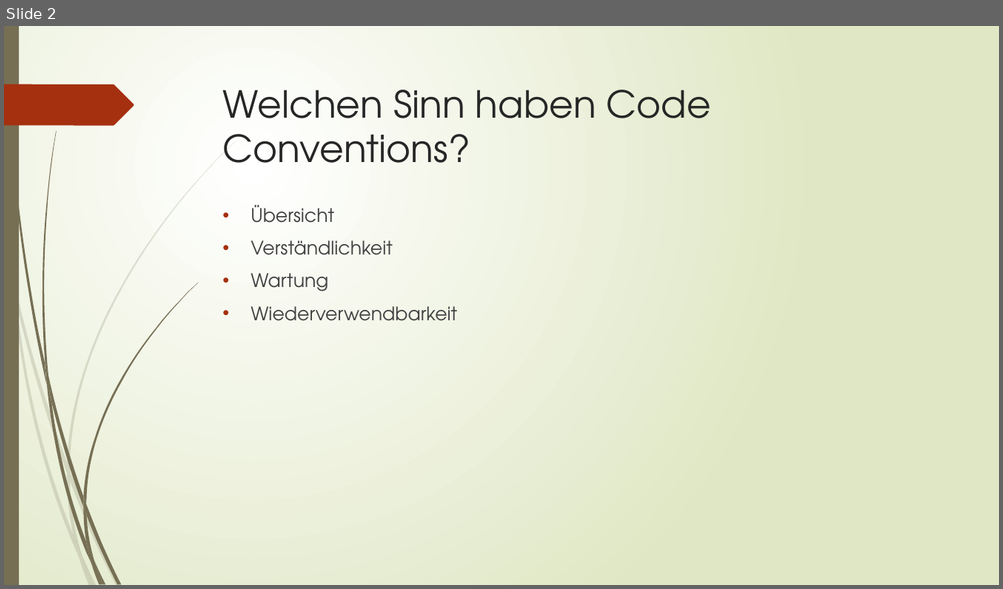
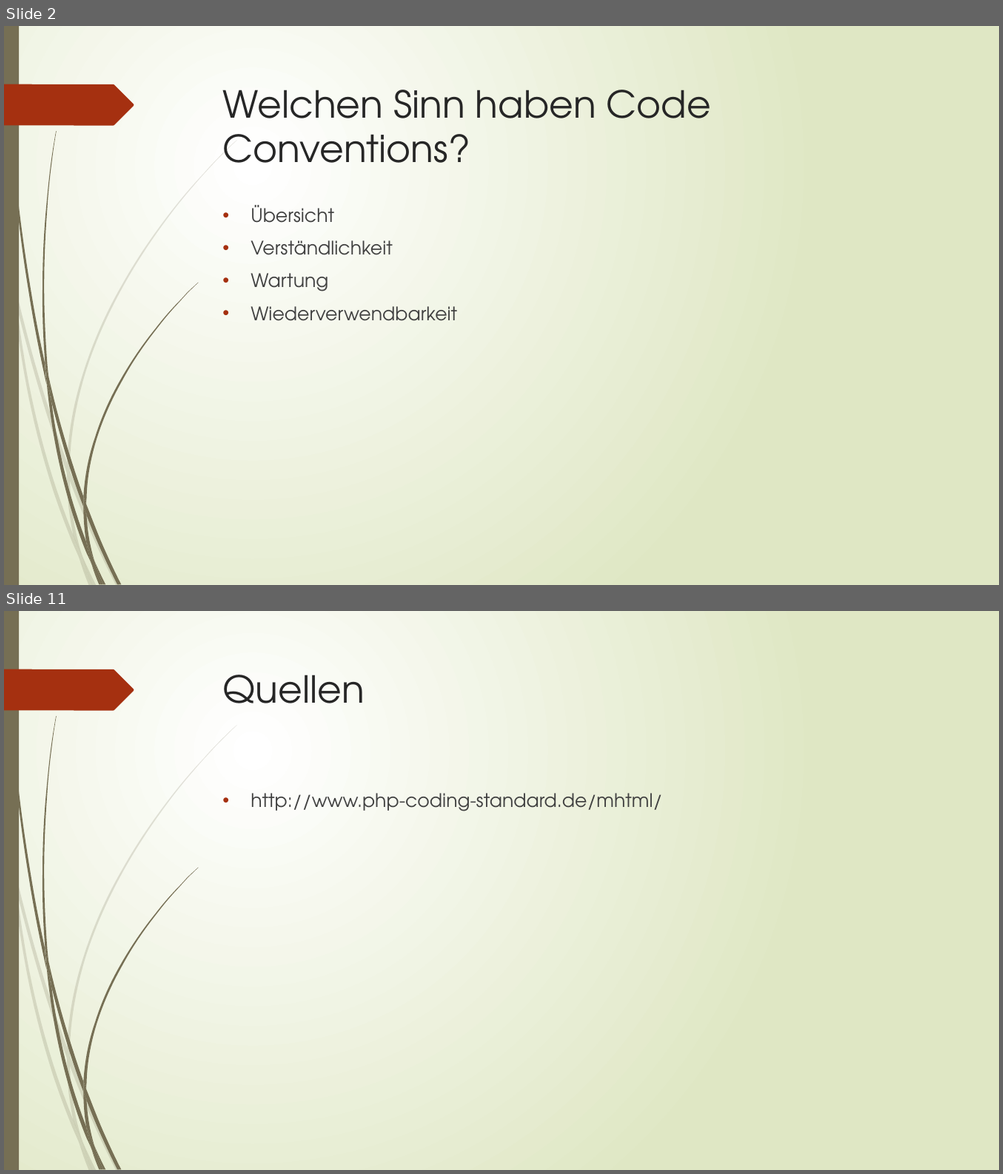
Before and after one commit to sarahkekslein/tictactoe, a slide deck: Präsentation/Code Conventions.pptx. Shown one above the other, each under a label of ours: slide 2 before the commit, slides 2 and 11 after it; the slides between them are not shown. The pictures are 1003x589 and 1003x1174 pixels, drawn with LibreOffice and Linux fonts; fonts in the diff are those of the drawing. Boxes give left, top, right and bottom in pixels: in the first picture for what was removed or moved away, otherwise in the second. Text is boxed around its words. In the diff, an @@ line names an element or a change of style, - is before the commit and + after.

```diff
--- a/Präsentation/Code Conventions.pptx
+++ b/Präsentation/Code Conventions.pptx
@@ slide 11 added at (4, 611, 999, 1170), background gradient #FFFFFF to #DFE8C4; not listed: 24 template elements that a slide beside it also shows @@
@@ title added at (223, 675, 364, 703), 36 pt, text #262626 @@
+Quellen
@@ text added at (250, 793, 662, 812), 18 pt, text #404040 @@
+• http://www.php-coding-standard.de/mhtml/
```
Also in this commit, not shown: 8 slides changed, 1 slide removed.
